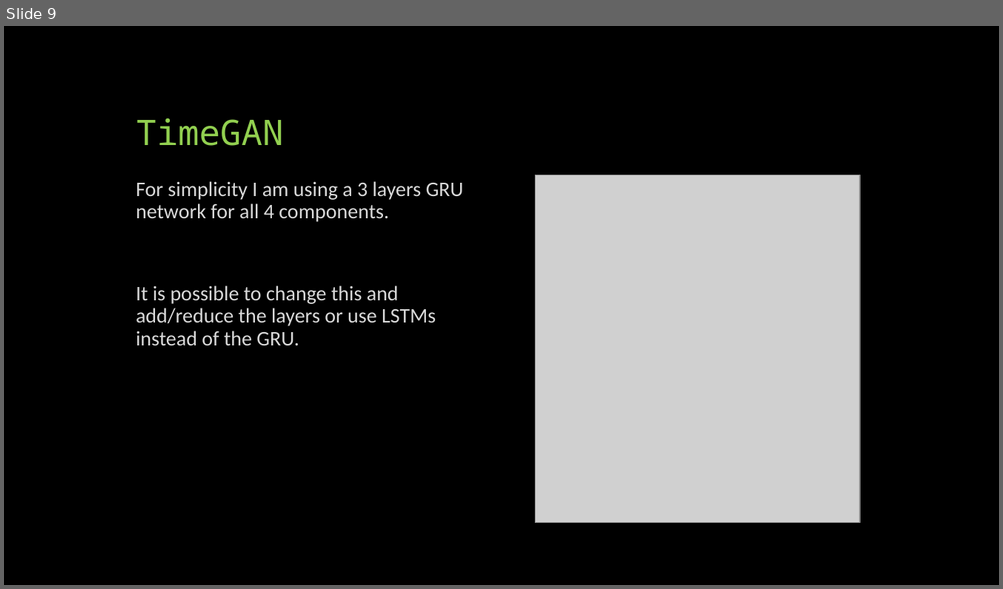
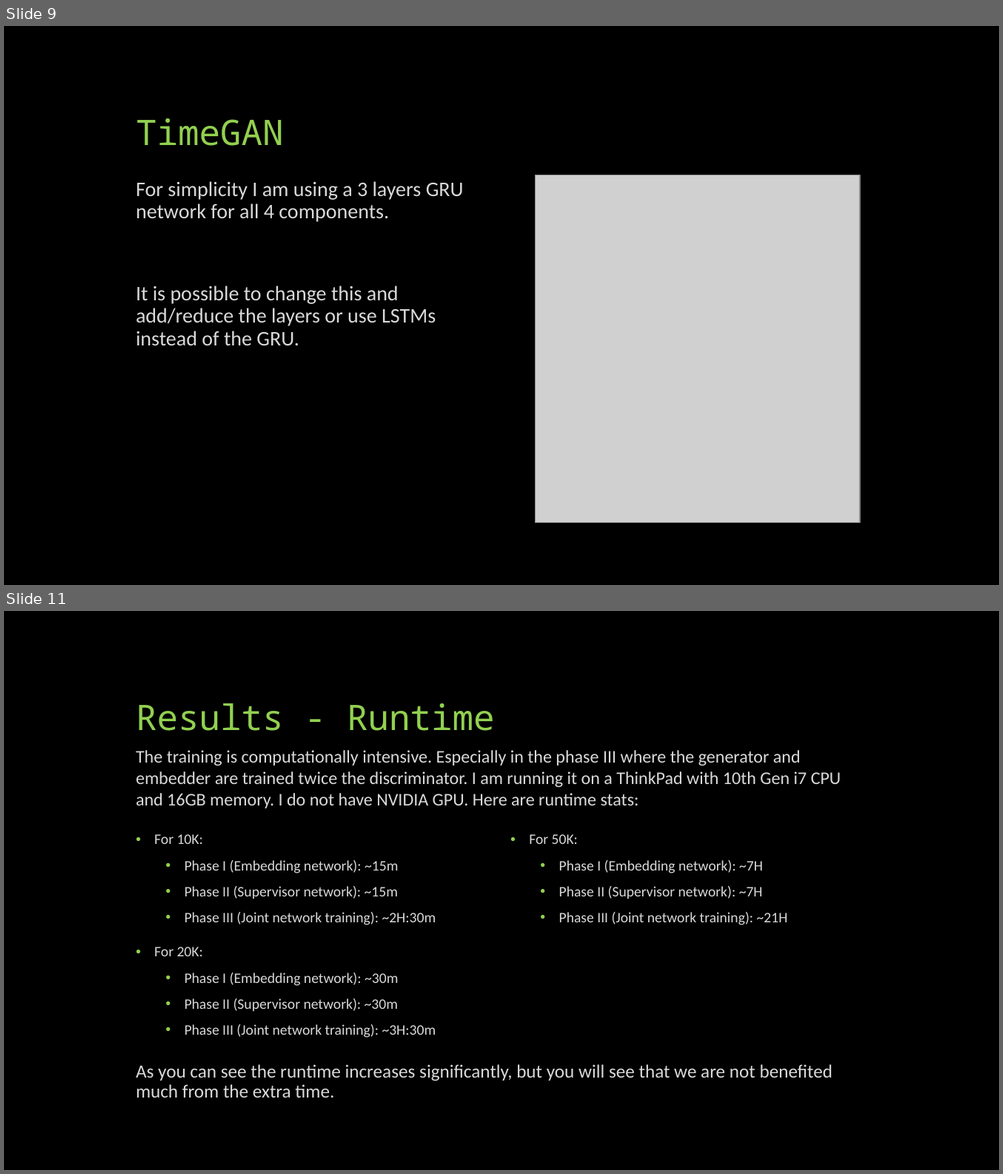
Before and after one commit to shsab/DL_Term_Project, a slide deck: presentation/Deep-Learning-Term-Project.pptx. Shown one above the other, each under a label of ours: slide 9 before the commit, slides 9 and 11 after it; the slides between them are not shown. The pictures are 1003x589 and 1003x1174 pixels, drawn with LibreOffice and Linux fonts; fonts in the diff are those of the drawing; grey boxes stand for pictures. Boxes give left, top, right and bottom in pixels: in the first picture for what was removed or moved away, otherwise in the second. Text is boxed around its words. In the diff, an @@ line names an element or a change of style, - is before the commit and + after.

Commit message:
Update the PPT

```diff
--- a/presentation/Deep-Learning-Term-Project.pptx
+++ b/presentation/Deep-Learning-Term-Project.pptx
@@ slide 11 added at [4,611,999,1170], background #000000 @@
@@ title added at [136,703,495,731], 34 pt, text #92D050 @@
+Results - Runtime
@@ text added at [136,750,841,809], 17.2 pt, text #D9D9D9 @@
+The training is computationally intensive. Especially in the phase III where the generator and embedder are trained twice the discriminator. I am running it on a ThinkPad with 10th Gen i7 CPU and 16GB memory. I do not have NVIDIA GPU. Here are runtime stats:
@@ text added at [154,834,436,1038], 14 pt, text #D9D9D9 @@
+• For 10K:
+  • Phase I (Embedding network): ~15m
+  • Phase II (Supervisor network): ~15m
+  • Phase III (Joint network training): ~2H:30m
+• For 20K:
+  • Phase I (Embedding network): ~30m
+  • Phase II (Supervisor network): ~30m
+  • Phase III (Joint network training): ~3H:30m
@@ text added at [529,834,788,925], 14 pt, text #D9D9D9 @@
+• For 50K:
+  • Phase I (Embedding network): ~7H
+  • Phase II (Supervisor network): ~7H
+  • Phase III (Joint network training): ~21H
@@ text added at [136,1065,833,1098], 18 pt, text #D9D9D9 @@
+As you can see the runtime increases significantly, but you will see that we are not benefited much from the extra time.
```
Also in this commit, not shown: 8 other slides added.
